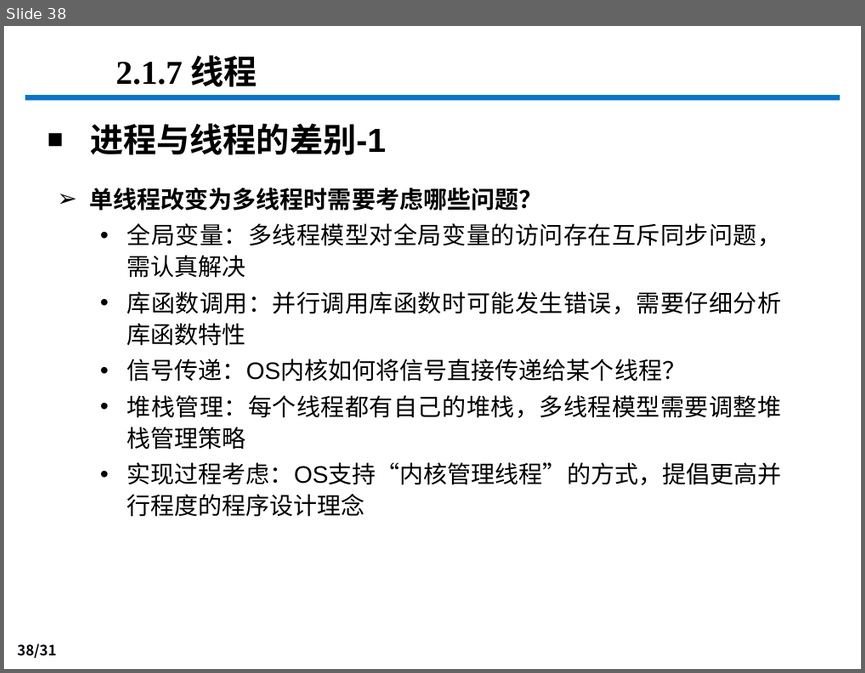
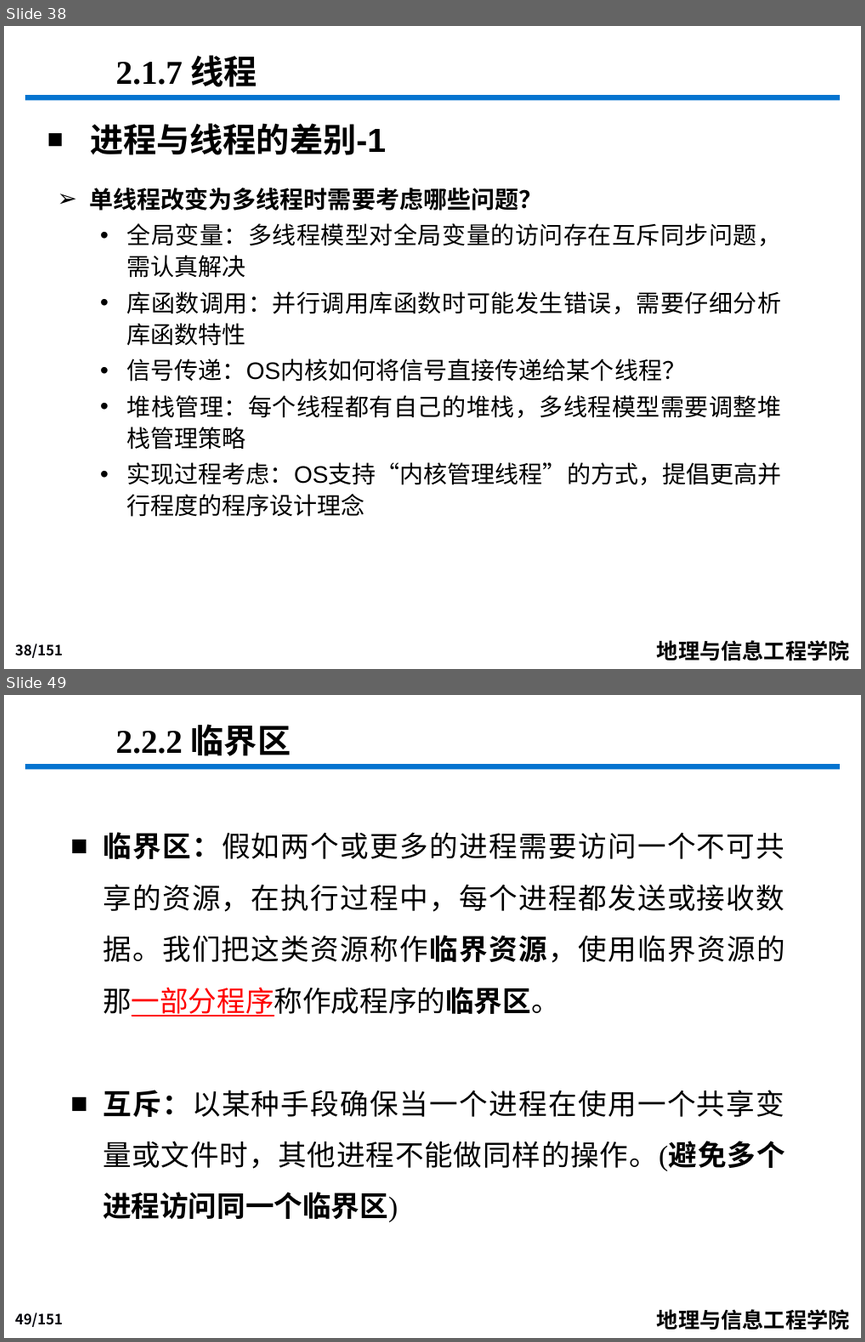
Before and after one commit to djzgroup/djzgroup.github.io, a slide deck: course/os/cha_2_process.pptx. Shown one above the other, each under a label of ours: slide 38 before the commit, slides 38 and 49 after it; the slides between them are not shown. The pictures are 865x673 and 865x1342 pixels, drawn with LibreOffice and Linux fonts; fonts in the diff are those of the drawing; background and template pictures are left out. Boxes give left, top, right and bottom in pixels: in the first picture for what was removed or moved away, otherwise in the second. Text is boxed around its words. In the diff, an @@ line names an element or a change of style, - is before the commit and + after.

```diff
--- a/course/os/cha_2_process.pptx
+++ b/course/os/cha_2_process.pptx
@@ slide 49 added at (4,695,861,1338), background #FFFFFF; not listed: 3 template elements that a slide beside it also shows @@
@@ text added at (116,724,290,756), 28 pt, text #000000, bold @@
+2.2.2 临界区
@@ text added at (103,832,785,1222), 24 pt, text #000000 @@
+■ 临界区：假如两个或更多的进程需要访问一个不可共享的资源，在执行过程中，每个进程都发送或接收数据。我们把这类资源称作临界资源，使用临界资源的那一部分程序称作成程序的临界区。
+■ 互斥：以某种手段确保当一个进程在使用一个共享变量或文件时，其他进程不能做同样的操作。(避免多个进程访问同一个临界区)
@@ slide 38 changed as well @@
@@ page number at (15,643,63,658): text changed @@
-38/31
+38/151
@@ text added at (657,640,850,661), 18 pt, text #000000, bold @@
+地理与信息工程学院
```
Also in this commit, not shown: 37 other slides changed, 112 other slides added, 1 slide removed.
